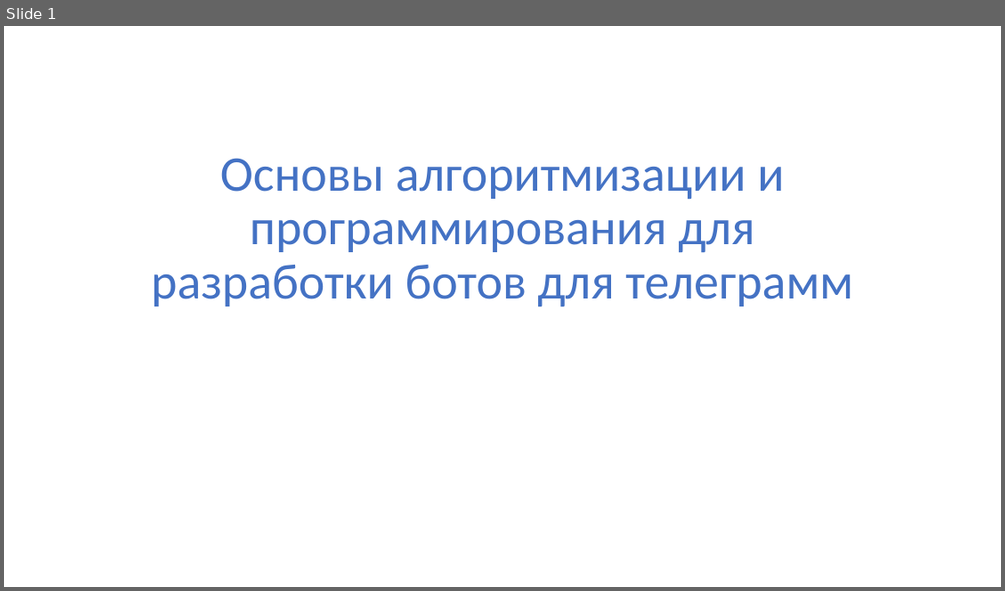
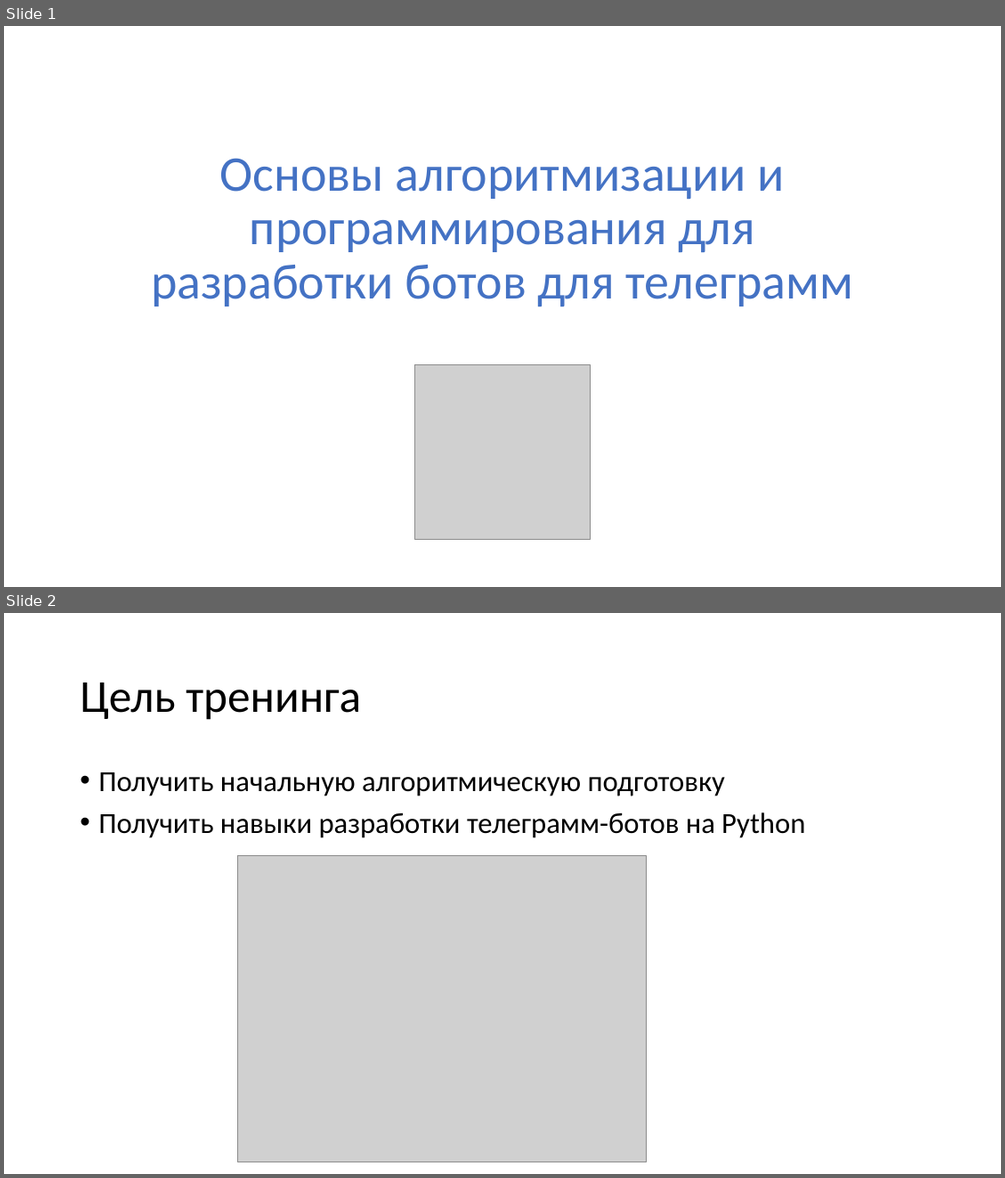
Before and after one commit to paveltsytovich/telegram-course, a slide deck: Presentation/Основы алгоритмизации и программирования.pptx. Shown one above the other, each under a label of ours: slide 1 before the commit, slides 1 and 2 after it. The pictures are 1005x591 and 1005x1178 pixels, drawn with LibreOffice and Linux fonts; fonts in the diff are those of the drawing; grey boxes stand for pictures. Boxes give left, top, right and bottom in pixels: in the first picture for what was removed or moved away, otherwise in the second. Text is boxed around its words. In the diff, an @@ line names an element or a change of style, - is before the commit and + after.

```diff
--- a/Presentation/Основы алгоритмизации и программирования.pptx
+++ b/Presentation/Основы алгоритмизации и программирования.pptx
@@ slide 2 added at [4,613,1001,1174], background #FFFFFF @@
@@ title added at [80,682,361,720], 44 pt, text #000000 @@
+Цель тренинга
@@ text added at [98,772,805,838], 28 pt, text #000000 @@
+• Получить начальную алгоритмическую подготовку
+• Получить навыки разработки телеграмм-ботов на Python
@@ picture added at [238,855,647,1161] @@
@@ slide 1 changed as well @@
@@ picture added at [414,365,590,539] @@
```
Also in this commit, not shown: 6 other slides added, 1 other file.
